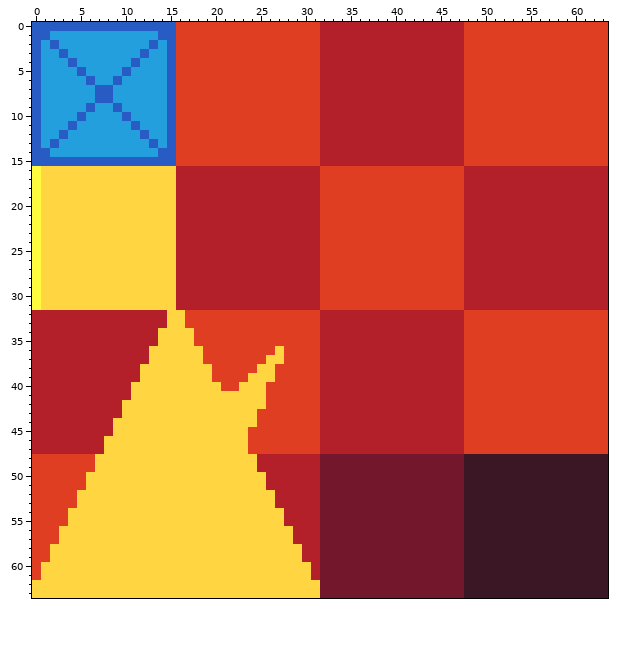
Pixel-art sprite, stored at assets/aseprite/test-tilemap.png. Above is the file before it was changed.
The file is 64x64 pixels.
The same view after the edit:
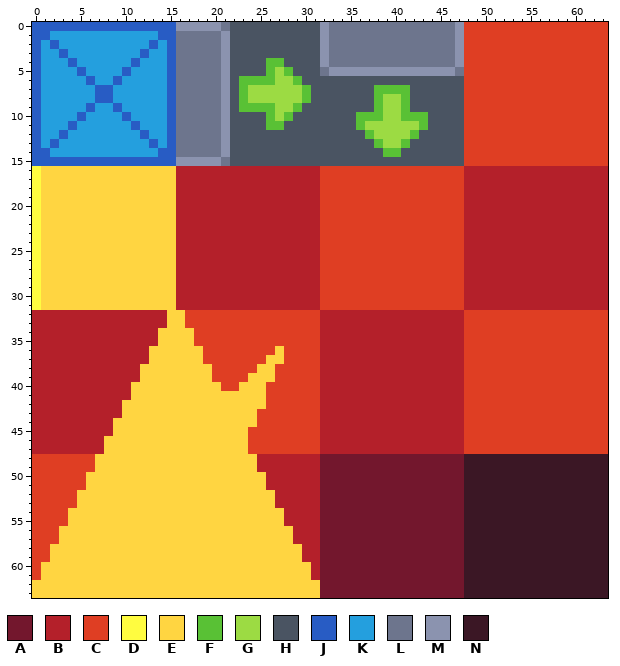
Palette (. is transparent): A #73172d  B #b4202a  C #df3e23  D #fffc40  E #ffd541  F #59c135  G #9cdb43  H #4a5462  J #285cc4  K #249fde  L #6d758d  M #8b93af  N #3b1725
Edits made:
y 0: x 16..47 CCCCCCCCCCCCCCCCBBBBBBBBBBBBBBBB -> MMMMMLHHHHHHHHHHMLLLLLLLLLLLLLLM
y 1..3: x 16..47 CCCCCCCCCCCCCCCCBBBBBBBBBBBBBBBB -> LLLLLMHHHHHHHHHHMLLLLLLLLLLLLLLM
y 4: x 16..47 CCCCCCCCCCCCCCCCBBBBBBBBBBBBBBBB -> LLLLLMHHHHFFHHHHMLLLLLLLLLLLLLLM
y 5: x 16..47 CCCCCCCCCCCCCCCCBBBBBBBBBBBBBBBB -> LLLLLMHHHHFGFHHHLMMMMMMMMMMMMMML
y 6: x 16..47 CCCCCCCCCCCCCCCCBBBBBBBBBBBBBBBB -> LLLLLMHFFFFGGFHHHHHHHHHHHHHHHHHH
y 7: x 16..47 CCCCCCCCCCCCCCCCBBBBBBBBBBBBBBBB -> LLLLLMHFGGGGGGFHHHHHHHFFFFHHHHHH
y 8: x 16..47 CCCCCCCCCCCCCCCCBBBBBBBBBBBBBBBB -> LLLLLMHFGGGGGGFHHHHHHHFGGFHHHHHH
y 9: x 16..47 CCCCCCCCCCCCCCCCBBBBBBBBBBBBBBBB -> LLLLLMHFFFFGGFHHHHHHHHFGGFHHHHHH
y 10: x 16..47 CCCCCCCCCCCCCCCCBBBBBBBBBBBBBBBB -> LLLLLMHHHHFGFHHHHHHHFFFGGFFFHHHH
y 11: x 16..47 CCCCCCCCCCCCCCCCBBBBBBBBBBBBBBBB -> LLLLLMHHHHFFHHHHHHHHFGGGGGGFHHHH
y 12: x 16..47 CCCCCCCCCCCCCCCCBBBBBBBBBBBBBBBB -> LLLLLMHHHHHHHHHHHHHHHFGGGGFHHHHH
y 13: x 16..47 CCCCCCCCCCCCCCCCBBBBBBBBBBBBBBBB -> LLLLLMHHHHHHHHHHHHHHHHFGGFHHHHHH
y 14: x 16..47 CCCCCCCCCCCCCCCCBBBBBBBBBBBBBBBB -> LLLLLMHHHHHHHHHHHHHHHHHFFHHHHHHH
y 15: x 16..47 CCCCCCCCCCCCCCCCBBBBBBBBBBBBBBBB -> MMMMMLHHHHHHHHHHHHHHHHHHHHHHHHHH
